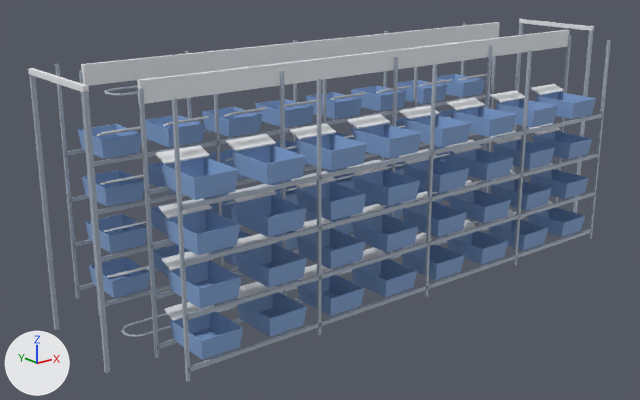
A saved change to the FBX model SourceAssets/MPR/sorter_simulation/SM_MPR_SorterSimBody64_LOD2.fbx.
The view is the same before and after, from a 50 mm camera at (-5.75, -6.58, 3.45) aimed at (-0.37, 0.14, 0.76). The lights are fixed; the arrows at lower left show +X, +Y and +Z. The picture after the commit comes second.

The first picture shows 'SM_MPR_SorterSimBody64_LOD2'.
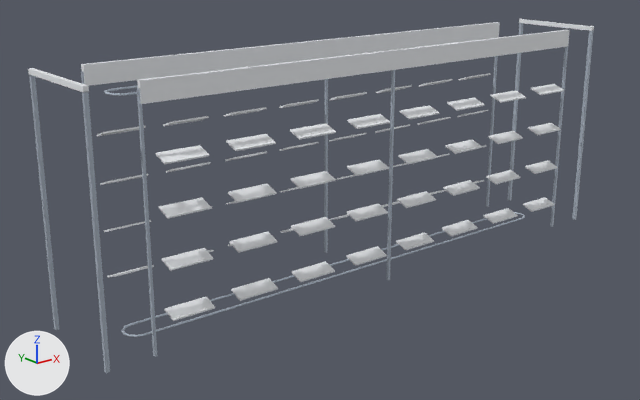
Boxes (x1, y1, x2, y2) around the edits, measured in the pictures (640 x 400 px; the box of a moved part takes in the faces that stretch with it):
```json
{"object": "SM_MPR_SorterSimBody64_LOD2", "change": "reshaped", "before": [28, 19, 611, 382], "after": [28, 19, 594, 373]}
{"part": 1, "of": "me_bin__1_1_1_011", "change": "moved or reshaped", "before": [138, 88, 159, 358], "after": [137, 88, 157, 357]}
{"part": 2, "of": "me_bin__1_1_1_011", "change": "moved or reshaped", "before": [389, 57, 398, 261], "after": [387, 70, 395, 281]}
{"part": 3, "of": "me_bin__1_1_1_011", "change": "moved or reshaped", "before": [554, 35, 571, 203], "after": [550, 46, 568, 227]}
{"part": 4, "of": "me_bin__1_1_1_011", "change": "moved or reshaped", "before": [79, 71, 100, 316], "after": [81, 71, 84, 84]}
{"part": 5, "of": "me_bin__1_1_1_011", "change": "moved or reshaped", "before": [323, 79, 326, 171], "after": [324, 79, 328, 253], "on screen": "mostly hidden before"}
{"part": 6, "of": "me_bin__1_1_1_011", "change": "moved or reshaped", "before": [485, 56, 496, 193], "after": [486, 56, 498, 207]}
{"part": 7, "of": "me_bin__1_1_1_011", "change": "deleted", "before": [55, 23, 611, 382]}
```

Edits to the scene script, one JSON object a line:
```json
{"block": "me_bin__1_1_1_011", "where": "# used by ob_sm_mpr_sortersimbody64_lod2; location = (0.0, 0.0, 0.0)"}
{"op": "remove", "block": "me_bin__1_1_1_011", "code": "me_bin__1_1_1_011.from_pydata(...)  # 2224 vertices, 1768 faces; spans x -3.1..3.1, y -1.05..1.05, z 0.0..2.32"}
{"op": "add", "block": "me_bin__1_1_1_011", "code": "me_bin__1_1_1_011.from_pydata(...)  # 960 vertices, 692 faces; spans x -3.1..3.1, y -0.61..0.61, z 0.0..2.32"}
{"block": "me_bin__1_1_1_011", "change": "me_bin__1_1_1_011 part 1: the loose piece of 8 vertices spanning x -2.66..-2.63, y -0.54..-0.52, z 0.0..2.25 is moved by (0.0, 0.03, 0.0)"}
{"block": "me_bin__1_1_1_011", "change": "me_bin__1_1_1_011 part 2: the loose piece of 8 vertices spanning x -0.01..0.01, y -0.54..-0.52, z 0.0..2.25 is moved by (0.0, 0.03, 0.0)"}
{"block": "me_bin__1_1_1_011", "change": "me_bin__1_1_1_011 part 3: the loose piece of 8 vertices spanning x 2.63..2.66, y -0.54..-0.52, z 0.0..2.25 is moved by (0.0, 0.03, 0.0)"}
{"block": "me_bin__1_1_1_011", "change": "me_bin__1_1_1_011 part 4: the loose piece of 8 vertices spanning x -2.66..-2.63, y 0.52..0.54, z 0.0..2.25 is moved by (0.0, -0.03, 0.0)"}
{"block": "me_bin__1_1_1_011", "change": "me_bin__1_1_1_011 part 5: the loose piece of 8 vertices spanning x -0.01..0.01, y 0.52..0.54, z 0.0..2.25 is moved by (0.0, -0.03, 0.0)"}
{"block": "me_bin__1_1_1_011", "change": "me_bin__1_1_1_011 part 6: the loose piece of 8 vertices spanning x 2.63..2.66, y 0.52..0.54, z 0.0..2.25 is moved by (0.0, -0.03, 0.0)"}
{"block": "me_bin__1_1_1_011", "change": "me_bin__1_1_1_011 part 7: 94 loose pieces with 1264 vertices, spanning x -2.66..2.66, y -1.05..1.05, z 0.0..2.25, are deleted"}
{"op": "remove", "block": "me_bin__1_1_1_011", "code": "me_bin__1_1_1_011.materials.append(mat_m_zcool_softblue)  # blue #86a8d7"}
```
